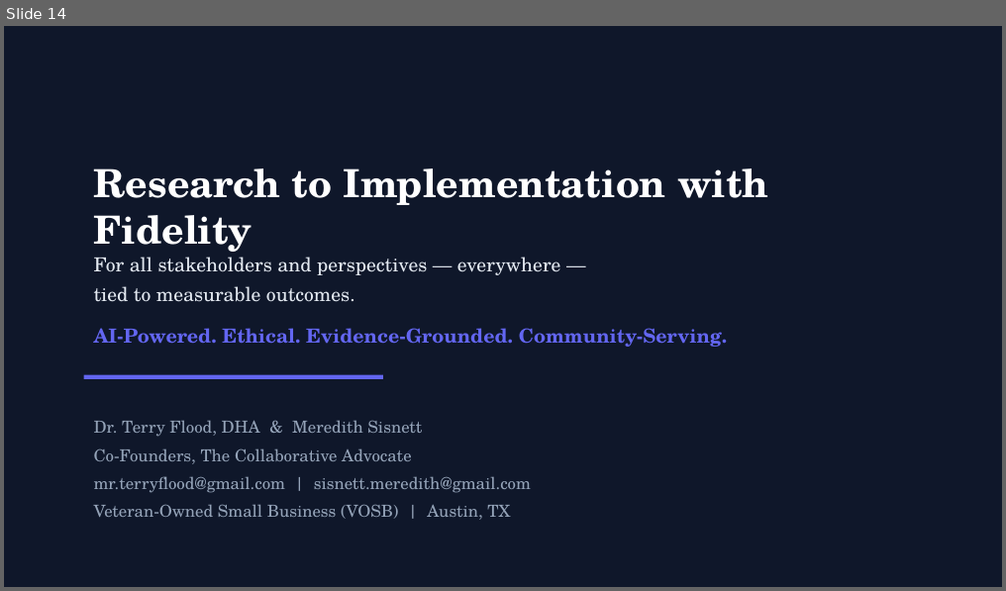
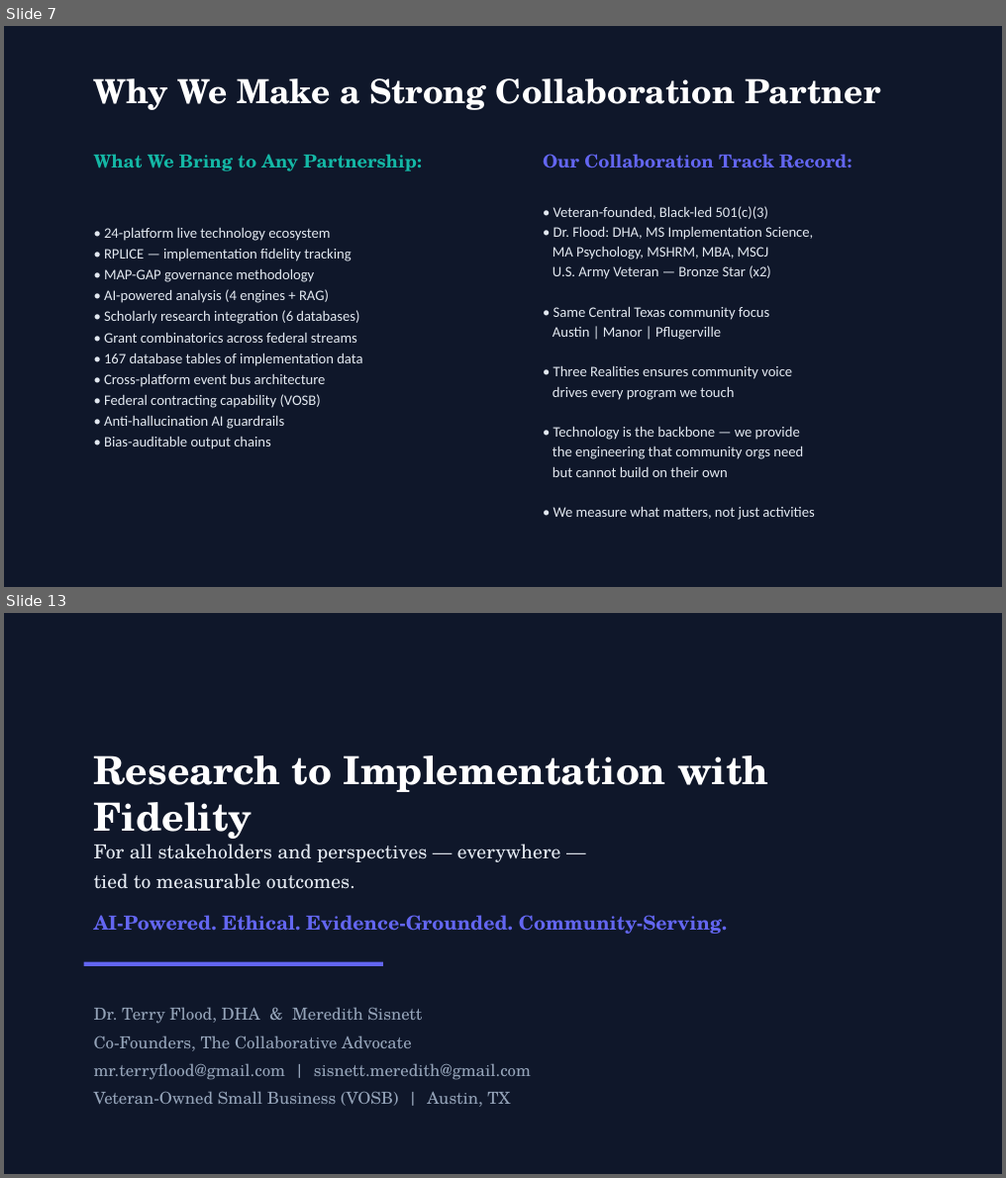
Before and after one commit to mrterryflood-ui/Thriveup, a slide deck: attached_assets/ThriveUp_RPLICE_MEASURE_Improved.pptx. Shown one above the other, each under a label of ours: slide 14 before the commit, slides 7 and 13 after it; the slides between them are not shown. The pictures are 1006x591 and 1006x1178 pixels, drawn with LibreOffice and Linux fonts; fonts in the diff are those of the drawing. Boxes give left, top, right and bottom in pixels: in the first picture for what was removed or moved away, otherwise in the second. Text is boxed around its words. In the diff, an @@ line names an element or a change of style, - is before the commit and + after.

```diff
--- a/attached_assets/ThriveUp_RPLICE_MEASURE_Improved.pptx
+++ b/attached_assets/ThriveUp_RPLICE_MEASURE_Improved.pptx
@@ slide 7 added at (4, 26, 1002, 587), background #0F172A @@
@@ text added at (94, 78, 881, 110), 24 pt, text #FFFFFF, bold @@
+Why We Make a Strong Collaboration Partner
@@ text added at (94, 154, 422, 172), 13 pt, text #14B8A6, bold @@
+What We Bring to Any Partnership:
@@ text added at (543, 154, 851, 169), 13 pt, text #6366F1, bold @@
+Our Collaboration Track Record:
@@ text added at (104, 228, 362, 450), 10.5 pt, text #E2E8F0 @@
+• 24-platform live technology ecosystem
+• RPLICE — implementation fidelity tracking
+• MAP-GAP governance methodology
+• AI-powered analysis (4 engines + RAG)
+• Scholarly research integration (6 databases)
+• Grant combinatorics across federal streams
+• 167 database tables of implementation data
+• Cross-platform event bus architecture
+• Federal contracting capability (VOSB)
+• Anti-hallucination AI guardrails
+• Bias-auditable output chains
@@ text added at (552, 206, 814, 520), 10.5 pt, text #E2E8F0 @@
+• Veteran-founded, Black-led 501(c)(3)
+• Dr. Flood: DHA, MS Implementation Science,
+MA Psychology, MSHRM, MBA, MSCJ
+U.S. Army Veteran — Bronze Star (x2)
+• Same Central Texas community focus
+Austin | Manor | Pflugerville
+• Three Realities ensures community voice
+drives every program we touch
+• Technology is the backbone — we provide
+the engineering that community orgs need
+but cannot build on their own
+• We measure what matters, not just activities
@@ what was slide 14 is now slide 13 @@
```
Also in this commit, not shown: 10 slides changed, 1 other slide added, 2 slides removed, 2 other files.
